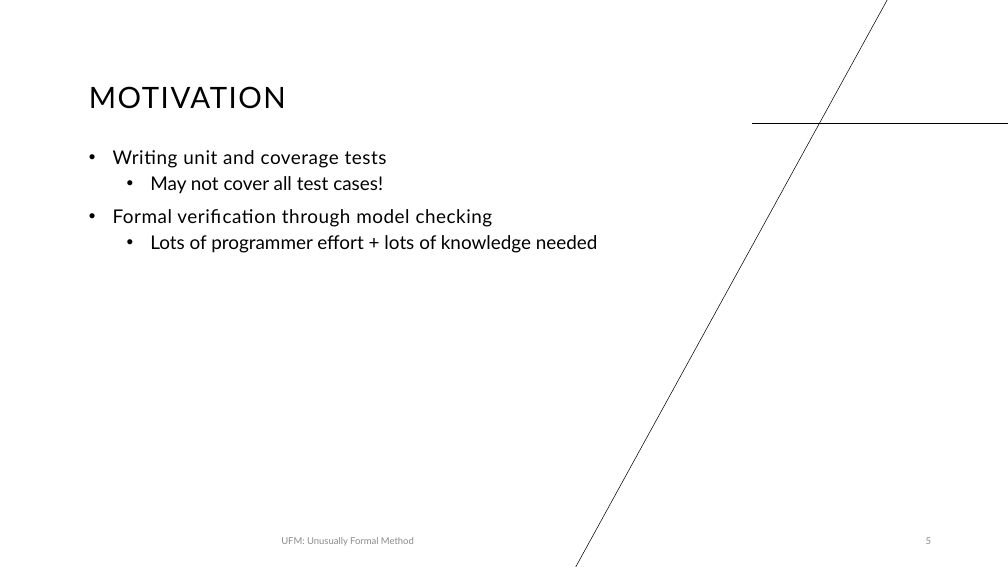
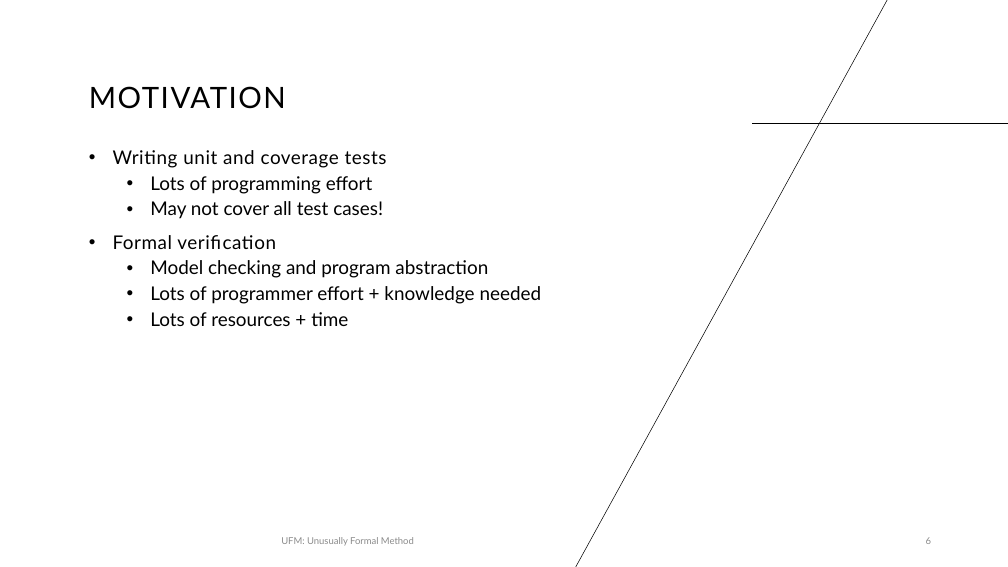
Before and after one commit to murrowow/verilog_program_verifier, a slide deck: slide 6 of Unusually Formal Method.pptx (slide 5 before the commit). Drawn at 1008x567 pixels with LibreOffice and Linux fonts; fonts in the diff are those of the drawing. Boxes give left, top, right and bottom in pixels: in the first picture for what was removed or moved away, otherwise in the second. Text is boxed around its words. In the diff, an @@ line names an element or a change of style, - is before the commit and + after.

Commit message:
updated slides

```diff
--- a/Unusually Formal Method.pptx
+++ b/Unusually Formal Method.pptx
@@ text at [150, 176, 373, 194]: paragraph added @@
+  • Lots of programming effort
@@ text at [113, 235, 542, 326]: text changed @@
-• Formal verification through model checking
-  • Lots of programmer effort + lots of knowledge needed
+• Formal verification
+  • Model checking and program abstraction
+  • Lots of programmer effort + knowledge needed
+  • Lots of resources + time
@@ page number at [926, 537, 931, 544]: text changed @@
-5
+6
```
Also in this commit, not shown: 3 other slides changed, 9 slides added, 11 slides removed.
